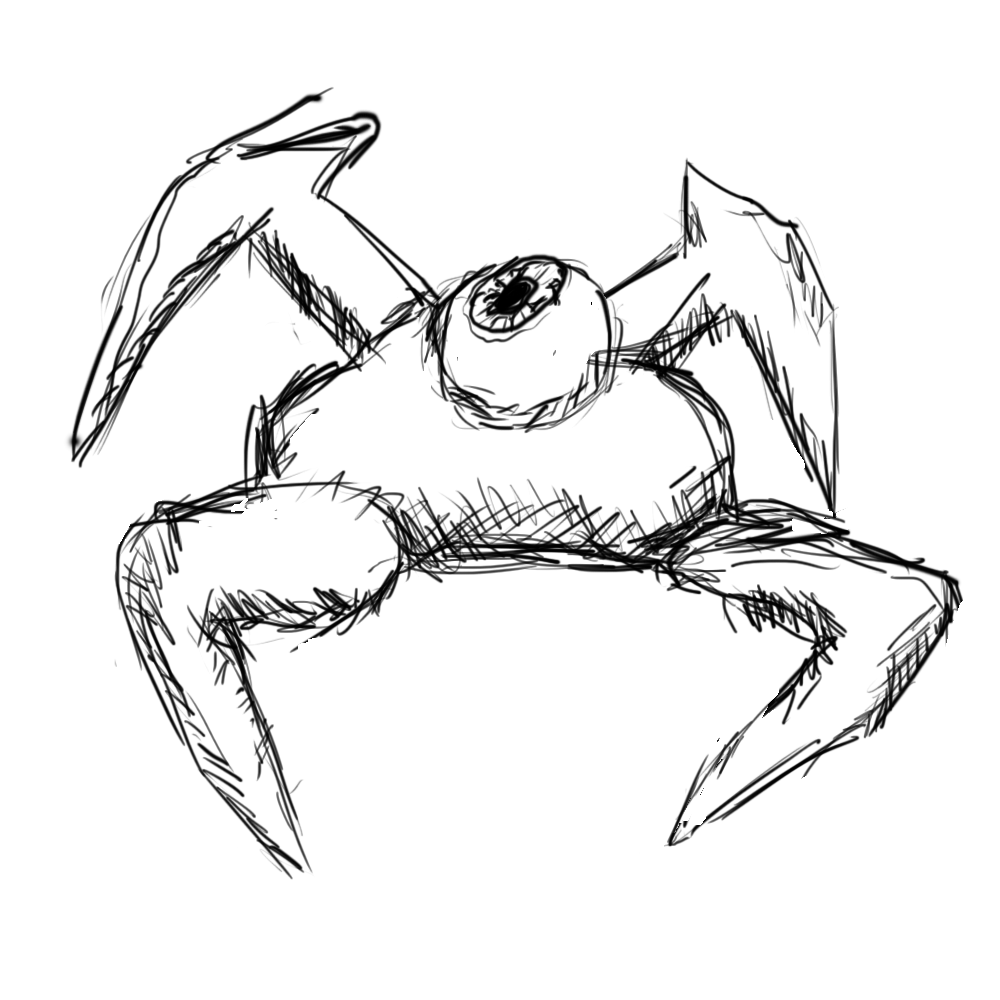
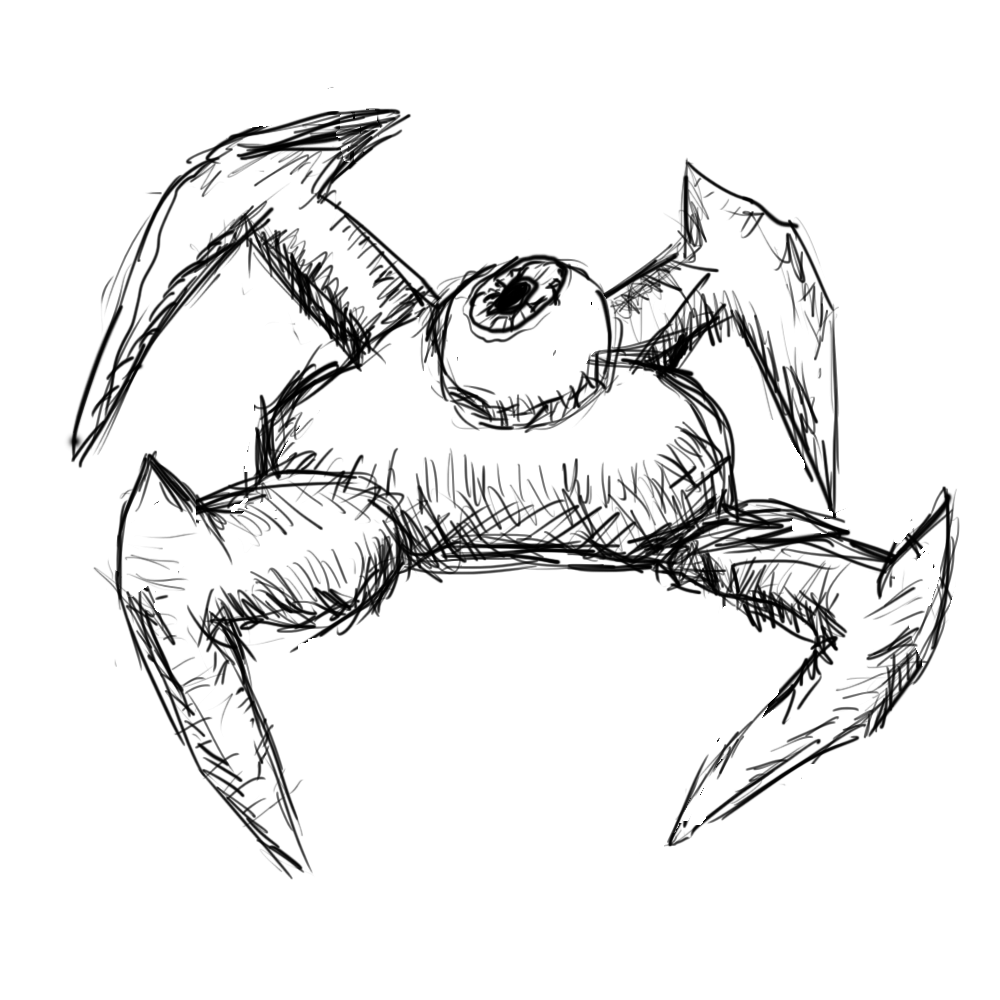
Layer changes from the first (1000, 1000) image to the second:
painted on "Layer 1" over [92, 88, 963, 828]
